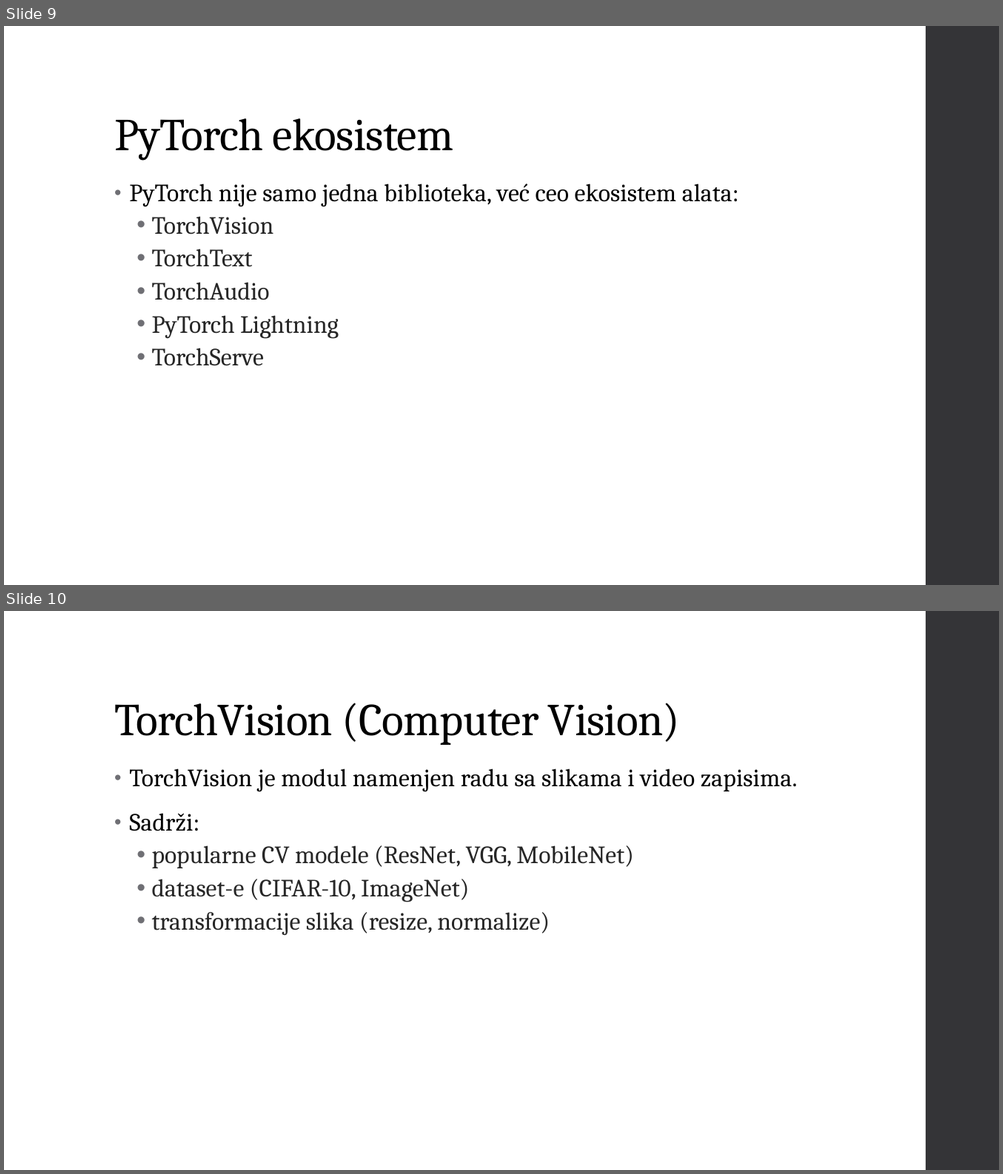
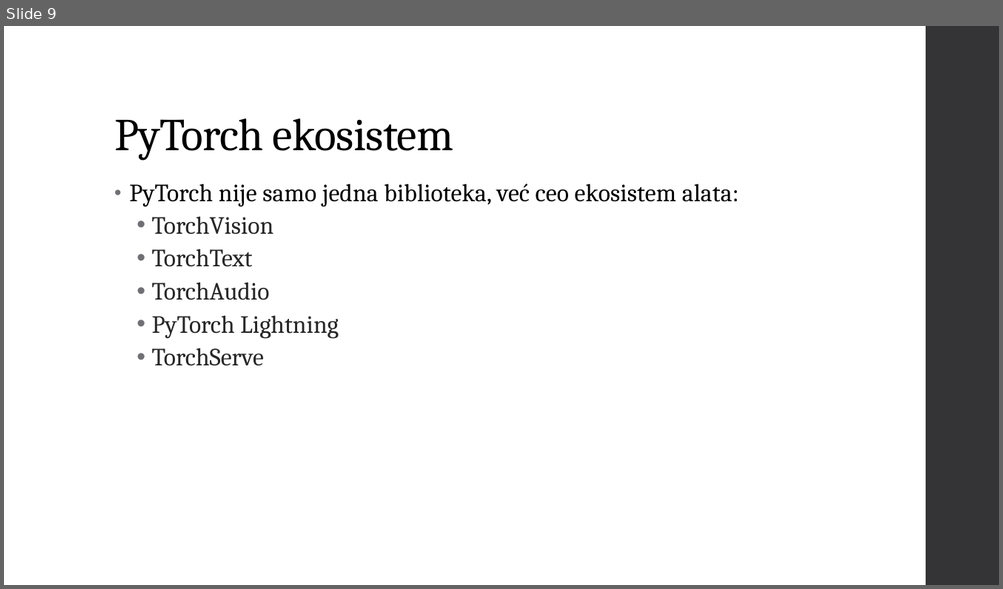
Before and after one commit to Vukasin211/AccountantAI, a slide deck: Vukasin Popovic Prezentacije/Vukasin Popovic PyTorch Tema 2.pptx. Shown one above the other, each under a label of ours: slides 9 and 10 before the commit, slide 9 after it. The pictures are 1003x1174 and 1003x589 pixels, drawn with LibreOffice and Linux fonts; fonts in the diff are those of the drawing. Boxes give left, top, right and bottom in pixels: in the first picture for what was removed or moved away, otherwise in the second. Text is boxed around its words. In the diff, an @@ line names an element or a change of style, - is before the commit and + after.

```diff
--- a/Vukasin Popovic Prezentacije/Vukasin Popovic PyTorch Tema 2.pptx
+++ b/Vukasin Popovic Prezentacije/Vukasin Popovic PyTorch Tema 2.pptx
@@ slide 10 removed at (4,611,999,1170), background #FFFFFF; not listed: 1 template element that a slide beside it also shows @@
@@ title removed at (114,703,680,745) @@
-TorchVision (Computer Vision)
@@ text removed at (129,769,797,936) @@
-• TorchVision je modul namenjen radu sa slikama i video zapisima.
-• Sadrži:
-  • popularne CV modele (ResNet, VGG, MobileNet)
-  • dataset-e (CIFAR-10, ImageNet)
-  • transformacije slika (resize, normalize)
```
Also in this commit, not shown: 7 other slides removed, 2 other files.
